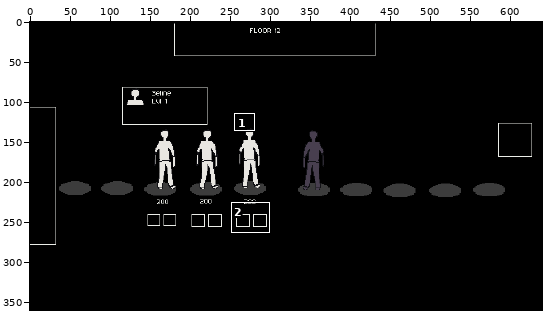
Pixel-art file: Common/System/UI/BoardUI/UI_MOCKUP.ase. The picture above shows the old version from afar; the outline marks the close-up.
Close-up. First the earlier version:
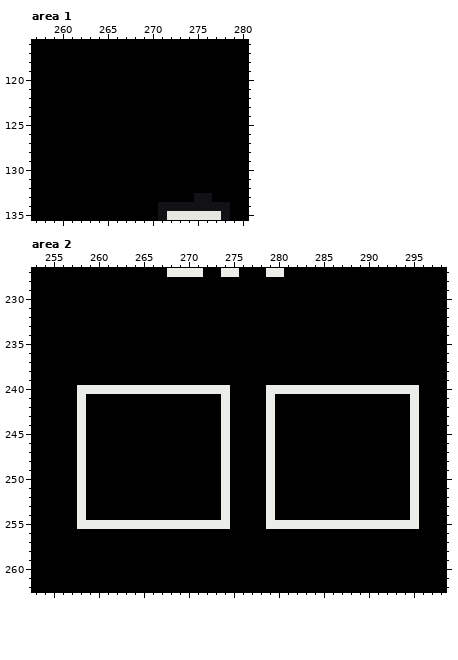
640x360 pixels, 1 frame. Shown: area 1: x 257..280, y 116..135; area 2: x 253..298, y 227..262. The commit also changed other parts of the picture, which this record leaves out.
Once edited:
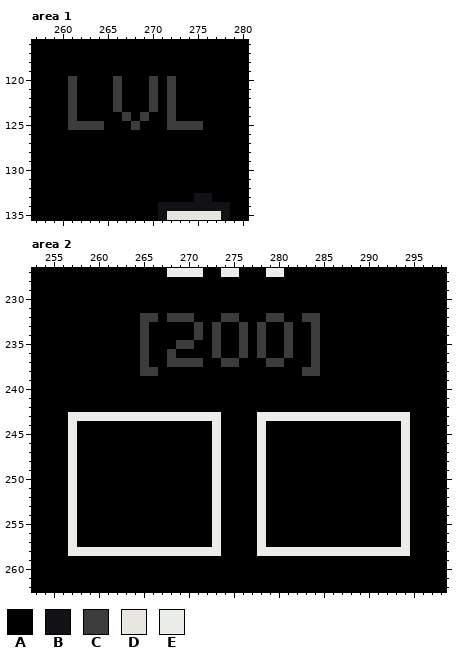
Palette (. is transparent): A #000000  B #121216  C #3c3c3c  D #e8e6e1  E #ebede8
From old to new:
Changed rows in their new state; - is an unchanged pixel.
Area 1, layer "ItemUI":
first column x 261:
120 C----C---C-C---
121 C----C---C-C---
122 C----C---C-C---
123 C----C---C-C---
124 C-----C-C--C---
125 CCCC---C---CCCC
Area 2, layer "ItemUI":
first column x 257:
232 --------CC-CCC---CC---CC--CC-----------
233 --------C-----C-C--C-C--C--C-----------
234 --------C-----C-C--C-C--C--C-----------
235 --------C---CC--C--C-C--C--C-----------
236 --------C--C----C--C-C--C--C-----------
237 --------C--CCCC--CC---CC---C-----------
238 --------CC----------------CC-----------
240 -AAAAAAAAAAAAAAAAA----AAAAAAAAAAAAAAAAA
241 -A---------------A----A---------------A
242 -A---------------A----A---------------A
243 E-EEEEEEEEEEEEEEEA---E-EEEEEEEEEEEEEEEA
244 EA--------------EA---EA--------------EA
245 EA--------------EA---EA--------------EA
246 EA--------------EA---EA--------------EA
247 EA--------------EA---EA--------------EA
248 EA--------------EA---EA--------------EA
249 EA--------------EA---EA--------------EA
250 EA--------------EA---EA--------------EA
251 EA--------------EA---EA--------------EA
252 EA--------------EA---EA--------------EA
253 EA--------------EA---EA--------------EA
254 EA--------------EA---EA--------------EA
255 EAAAAAAAAAAAAAAA-A---EAAAAAAAAAAAAAAA-A
256 E---------------E----E---------------E-
257 E---------------E----E---------------E-
258 EEEEEEEEEEEEEEEEE----EEEEEEEEEEEEEEEEE-
Pixel boxes of the changes (left, top, right, bottom) in both close-ups:
changed: (68, 76, 203, 130)
changed: (68, 313, 419, 556)
